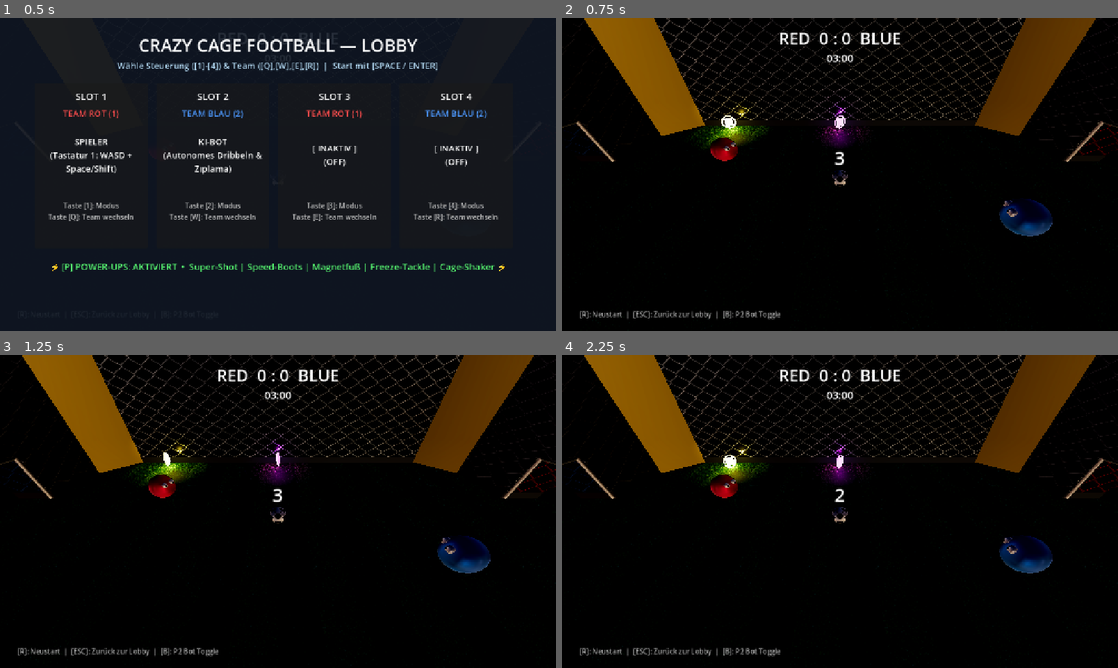
Above: before the commit, frames 1-4 (two rows, left to right).
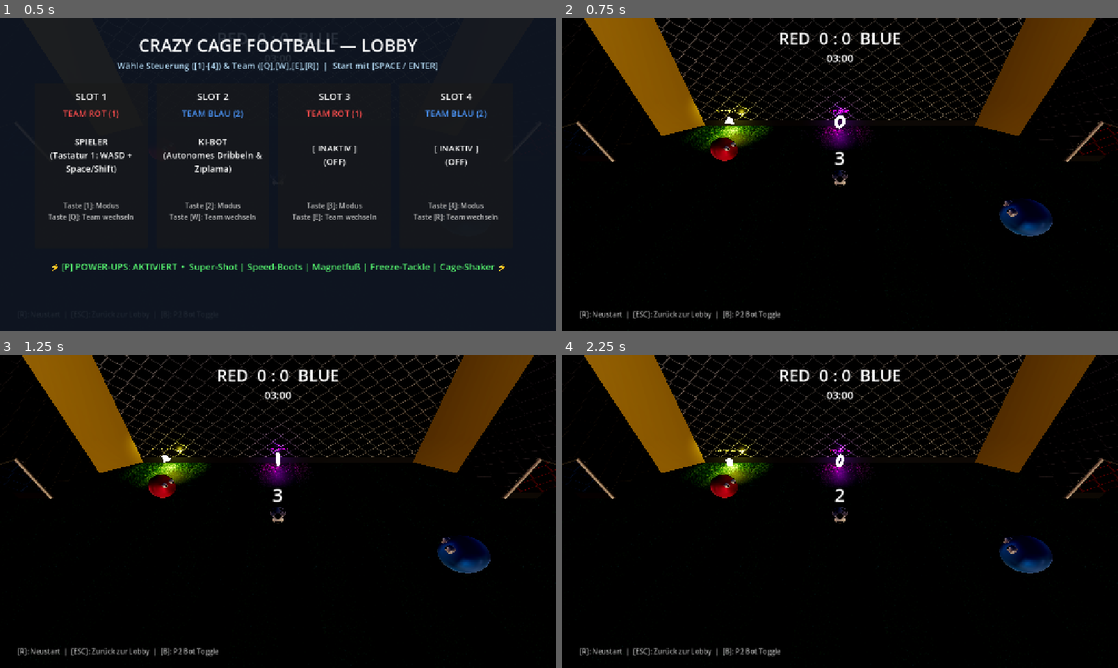
Above: after the commit, the same moments.

Repository: RobinNunkesser/gd-godot-crazy-cage-football
Game: Godot game, scene res://scenes/main.tscn
The game is run twice, just before and just after one commit, with the same random seed, the same clock (stepped at 60 frames per second) and the same inputs.
Inputs:
- Up to frame 1 (0.5 s): no input
- Up to frame 2 (0.75 s): tap Enter (p2_jump) at 0.5 s; hold D (p1_right) from 0.53 s (still down); tap Shift (p1_boost) at 0.6 s
- Up to frame 3 (1.25 s): keep holding D (p1_right); tap Space (p1_jump) at 0.77 s
- Up to frame 4 (2.25 s): release D (p1_right) at 1.28 s; hold S (p1_down) 1.28-2.03 s; tap Down (p2_down) at 1.35 s; tap Space (p1_jump) at 1.52 s; hold D (p1_right) from 2.03 s (still down); hold Left (p2_left) from 2.03 s (still down)

Frame 1 is identical in both runs. In frame 2, 0.7% of the frame differs, in the area x 23-54%, y 26-41%; in frame 3, 0.6%; in frame 4, 0.7%.

Commit message:
fix(powerups): add 3D billboard labels, unique shapes, anti-tunneling CCD, and explosive cage-shaker

Diff:
--- a/scenes/main.gd
+++ b/scenes/main.gd
@@ -42,6 +42,9 @@
 var ui_timer_label: Label
 var ui_banner_label: Label
 var ui_hud_container: Control
+var ui_powerup_banner: Panel
+var ui_powerup_title: Label
+var ui_powerup_desc: Label
 
 const SLOT_CONTROL_OPTIONS = [
 	CagePlayer.ControlType.HUMAN_KB1,
@@ -214,8 +217,21 @@
 
 	var col = CollisionShape3D.new()
 	var shape = BoxShape3D.new()
-	shape.size = size
+	# Kollisionsbox nach außen hin auf 2.2m verstärken gegen Tunneling bei Super-Shots
+	var col_size = size
+	var col_offset = Vector3.ZERO
+	if size.z < 1.0:
+		col_size.z = 2.2
+		col_offset.z = signf(pos.z) * (col_size.z - size.z) * 0.5
+	if size.x < 1.0:
+		col_size.x = 2.2
+		col_offset.x = signf(pos.x) * (col_size.x - size.x) * 0.5
+	if size.y < 1.0:
+		col_size.y = 2.2
+		col_offset.y = (col_size.y - size.y) * 0.5 # Decke nach oben verstärken
+	shape.size = col_size
 	col.shape = shape
+	col.position = col_offset
 	body.add_child(col)
 
 	var is_ground_wall = (pos.y - size.y * 0.5 < 0.05) and (size.y > 1.0)
@@ -488,6 +504,42 @@
 	ui_banner_label.size = Vector2(600, 90)
 	ui_banner_label.add_theme_font_size_override("font_size", 44)
 	ui_hud_container.add_child(ui_banner_label)
+
+	# Power-Up Notification Banner (Stylishes Popup unterhalb des Timers)
+	ui_powerup_banner = Panel.new()
+	ui_powerup_banner.position = Vector2(340, 115)
+	ui_powerup_banner.size = Vector2(600, 68)
+	ui_powerup_banner.visible = false
+
+	var pub_style = StyleBoxFlat.new()
+	pub_style.bg_color = Color(0.06, 0.10, 0.16, 0.94)
+	pub_style.border_width_left = 3
+	pub_style.border_width_top = 3
+	pub_style.border_width_right = 3
+	pub_style.border_width_bottom = 3
+	pub_style.border_color = Color(1.0, 0.85, 0.2)
+	pub_style.corner_radius_top_left = 8
+	pub_style.corner_radius_top_right = 8
+	pub_style.corner_radius_bottom_left = 8
+	pub_style.corner_radius_bottom_right = 8
+	ui_powerup_banner.add_theme_stylebox_override("panel", pub_style)
+
+	ui_powerup_title = Label.new()
+	ui_powerup_title.position = Vector2(10, 6)
+	ui_powerup_title.size = Vector2(580, 30)
+	ui_powerup_title.horizontal_alignment = HORIZONTAL_ALIGNMENT_CENTER
+	ui_powerup_title.add_theme_font_size_override("font_size", 20)
+	ui_powerup_banner.add_child(ui_powerup_title)
+
+	ui_powerup_desc = Label.new()
+	ui_powerup_desc.position = Vector2(10, 36)
+	ui_powerup_desc.size = Vector2(580, 24)
+	ui_powerup_desc.horizontal_alignment = HORIZONTAL_ALIGNMENT_CENTER
+	ui_powerup_desc.add_theme_font_size_override("font_size", 14)
+	ui_powerup_desc.add_theme_color_override("font_color", Color(0.85, 0.90, 0.98))
+	ui_powerup_banner.add_child(ui_powerup_desc)
+
+	ui_hud_container.add_child(ui_powerup_banner)
 
 	var ui_hint = Label.new()
 	ui_hint.text = "[R]: Neustart  |  [ESC]: Zurück zur Lobby  |  [B]: P2 Bot Toggle"
@@ -727,8 +779,35 @@
 		if not is_instance_valid(active_power_ups[i]) or active_power_ups[i].is_queued_for_deletion():
 			active_power_ups.remove_at(i)
 	player.apply_power_up(type)
-	if ui_banner_label:
-		ui_banner_label.text = "⚡ SPIELER %d: %s ⚡" % [player.player_id, CagePowerUp.get_type_name(type)]
+	show_powerup_banner(player, type)
+
+func show_powerup_banner(player: CagePlayer, type: CageConfig.PowerUpType) -> void:
+	if not ui_powerup_banner or not is_inside_tree():
+		return
+	var col = CagePowerUp.get_type_color(type)
+	if ui_powerup_title:
+		ui_powerup_title.text = "⚡ SPIELER %d: %s ⚡" % [player.player_id, CagePowerUp.get_short_title(type)]
+		ui_powerup_title.add_theme_color_override("font_color", col)
+	if ui_powerup_desc:
+		ui_powerup_desc.text = CagePowerUp.get_explanation(type)
+
+	var sb = ui_powerup_banner.get_theme_stylebox("panel") as StyleBoxFlat
+	if sb:
+		sb.border_color = col
+
+	ui_powerup_banner.visible = true
+	ui_powerup_banner.modulate.a = 1.0
+	ui_powerup_banner.pivot_offset = ui_powerup_banner.size * 0.5
+	ui_powerup_banner.scale = Vector2(1.15, 1.15)
+
+	var tween = create_tween()
+	tween.tween_property(ui_powerup_banner, "scale", Vector2.ONE, 0.18).set_trans(Tween.TRANS_BACK).set_ease(Tween.EASE_OUT)
+	tween.tween_interval(2.2)
+	tween.tween_property(ui_powerup_banner, "modulate:a", 0.0, 0.35)
+	tween.chain().tween_callback(func():
+		if is_instance_valid(ui_powerup_banner):
+			ui_powerup_banner.visible = false
+	)
 
 func start_match_from_lobby() -> void:
 	var team1_count = 0
--- a/scripts/ball.gd
+++ b/scripts/ball.gd
@@ -11,19 +11,22 @@
 var is_super_shot: bool = false
 var _super_shot_timer: float = 0.0
 
-func trigger_super_shot(dir: Vector3, force_multiplier: float = CageConfig.POWERUP_SUPER_SHOT_MULT) -> void:
+func trigger_super_shot(dir: Vector3, _force_multiplier: float = CageConfig.POWERUP_SUPER_SHOT_MULT) -> void:
 	is_super_shot = true
 	_super_shot_timer = 2.5
 	var shoot_dir = dir.normalized()
-	apply_central_impulse(shoot_dir * (linear_velocity.length() * force_multiplier + 14.0))
+	shoot_dir.y = clampf(shoot_dir.y, 0.12, 0.45)
+	shoot_dir = shoot_dir.normalized()
+	linear_velocity = shoot_dir * 24.0 # Starker aber physikalisch sicherer Impuls gegen Tunneling
 	var pos = global_position if is_inside_tree() else position
 	if CageJuiceManager.instance:
-		CageJuiceManager.instance.spawn_sparks(pos, 22.0)
-		CageJuiceManager.instance.trigger_shake(0.45)
+		CageJuiceManager.instance.spawn_sparks(pos, 25.0)
+		CageJuiceManager.instance.trigger_shake(0.55)
 	if CageSoundManager.instance:
-		CageSoundManager.instance.play_kick(25.0)
+		CageSoundManager.instance.play_kick(28.0)
 
 func _ready() -> void:
+	continuous_cd = true # Verhindert Physics-Tunneling durch Banden bei hohen Geschwindigkeiten
 	mass = CageConfig.BALL_MASS
 	linear_damp = CageConfig.BALL_LINEAR_DAMP
 	angular_damp = CageConfig.BALL_ANGULAR_DAMP
@@ -102,8 +105,15 @@
 		if _super_shot_timer <= 0.0:
 			is_super_shot = false
 
+	# Maximale Ballgeschwindigkeit dämpfen um Durchtunneln zu verhindern
+	if linear_velocity.length() > 25.0:
+		linear_velocity = linear_velocity.normalized() * 25.0
+
 	var cur_pos = global_position if is_inside_tree() else position
-	if cur_pos.y < -0.8 or absf(cur_pos.x) > (CageConfig.CAGE_WIDTH_X * 0.5 + CageConfig.GOAL_DEPTH + 1.5) or absf(cur_pos.z) > (CageConfig.CAGE_DEPTH_Z * 0.5 + 1.5):
+	# Großzügige Bounds, damit Schüsse ins Tornetz niemals fälschlicherweise zum Anstoßpunkt resetten
+	var max_x = CageConfig.CAGE_WIDTH_X * 0.5 + CageConfig.GOAL_DEPTH + 4.0
+	var max_z = CageConfig.CAGE_DEPTH_Z * 0.5 + 4.0
+	if cur_pos.y < -1.5 or absf(cur_pos.x) > max_x or absf(cur_pos.z) > max_z:
 		reset_to_center()
 
 func _setup_visuals() -> void:
--- a/scripts/player.gd
+++ b/scripts/player.gd
@@ -4,6 +4,7 @@
 const CageConfig = preload("res://scripts/config.gd")
 const CageSoundManager = preload("res://scripts/cage_sound_manager.gd")
 const CageJuiceManager = preload("res://scripts/cage_juice_manager.gd")
+const CagePowerUp = preload("res://scripts/power_up.gd")
 
 enum ControlType {
 	OFF,
@@ -39,6 +40,7 @@
 var has_super_shot: bool = false
 var is_frozen: bool = false
 var freeze_timer: float = 0.0
+var stumble_timer: float = 0.0
 
 var _eyes_pivot: Node3D
 var _mesh_instance: MeshInstance3D
@@ -177,6 +179,13 @@
 		_update_eyes()
 		return
 
+	# Stumble-Zustand nach Cage-Shaker: Torkeln & Schleudern
+	if stumble_timer > 0.0:
+		stumble_timer -= delta
+		_clamp_speed()
+		_update_eyes()
+		return
+
 	if boost_cooldown > 0.0:
 		boost_cooldown -= delta
 
@@ -411,6 +420,7 @@
 		CageConfig.PowerUpType.CAGE_SHAKER:
 			trigger_cage_shaker()
 	_update_aura()
+	spawn_floating_pickup_text(CagePowerUp.get_short_title(type), CagePowerUp.get_type_color(type))
 
 func trigger_cage_shaker() -> void:
 	active_power_up = CageConfig.PowerUpType.NONE
@@ -426,24 +436,82 @@
 			if child is CagePlayer:
 				all_players.append(child)
 
+	# 1. Gegnerische Spieler mit brachialer Wucht an die Banden katapultieren & stumblen
 	for opp in all_players:
 		if opp is CagePlayer and opp != self and opp.team_id != team_id:
 			var opp_pos = opp.global_position if opp.is_inside_tree() else opp.position
 			var push_dir = (opp_pos - my_pos).normalized()
 			if push_dir.length_squared() < 0.01:
-				push_dir = Vector3(1.0, 0.35, 0.0)
+				push_dir = Vector3(1.0, 0.45, 0.0)
 			else:
-				push_dir.y = 0.35
+				push_dir.y = 0.45
 				push_dir = push_dir.normalized()
-			opp.apply_central_impulse(push_dir * 28.0)
+			opp.stumble_timer = 1.2
+			opp.apply_central_impulse(push_dir * 38.0 + Vector3.UP * 10.0)
+			opp.apply_torque_impulse(Vector3(randf_range(-15, 15), randf_range(10, 20), randf_range(-15, 15)))
 			if CageJuiceManager.instance:
-				CageJuiceManager.instance.spawn_sparks(opp_pos, 16.0)
-
+				CageJuiceManager.instance.spawn_sparks(opp_pos, 22.0)
+				CageJuiceManager.instance.spawn_turf_puff(opp_pos, 8.0)
+
+	# 2. Den Ball mit Stoßwelle nach vorne peitschen
+	if is_instance_valid(target_ball):
+		var goal_x = CageConfig.CAGE_WIDTH_X * 0.5 if team_id == 1 else -CageConfig.CAGE_WIDTH_X * 0.5
+		var ball_pos = target_ball.global_position if (is_inside_tree() and target_ball.is_inside_tree()) else target_ball.position
+		var to_goal = Vector3(goal_x - ball_pos.x, 0.45, -ball_pos.z * 0.4).normalized()
+		target_ball.apply_central_impulse(to_goal * 18.0)
+
+	# 3. Visuelle Schockwelle als expandierender Ring
+	_spawn_shockwave_ring(my_pos)
+
+	# 4. Intensiver Audio- & Camera-Juice
 	if CageJuiceManager.instance:
-		CageJuiceManager.instance.trigger_shake(0.6)
-		CageJuiceManager.instance.spawn_sparks(my_pos, 25.0)
+		CageJuiceManager.instance.trigger_shake(0.85)
+		CageJuiceManager.instance.spawn_sparks(my_pos, 35.0)
 	if CageSoundManager.instance:
-		CageSoundManager.instance.play_wall(25.0)
+		CageSoundManager.instance.play_wall(35.0)
+
+func _spawn_shockwave_ring(center: Vector3) -> void:
+	if not is_inside_tree():
+		return
+	var ring = MeshInstance3D.new()
+	var torus = TorusMesh.new()
+	torus.inner_radius = 0.4
+	torus.outer_radius = 0.8
+	ring.mesh = torus
+	var mat = StandardMaterial3D.new()
+	mat.albedo_color = Color(0.2, 1.0, 0.35, 0.9)
+	mat.emission_enabled = true
+	mat.emission = Color(0.2, 1.0, 0.35)
+	mat.emission_energy_multiplier = 4.0
+	mat.transparency = BaseMaterial3D.TRANSPARENCY_ALPHA
+	ring.material_override = mat
+	ring.position = Vector3(center.x, 0.15, center.z)
+	get_parent().add_child(ring)
+
+	var tween = create_tween()
+	tween.set_parallel(true)
+	tween.tween_property(ring, "scale", Vector3(16.0, 1.0, 16.0), 0.55).set_trans(Tween.TRANS_QUAD).set_ease(Tween.EASE_OUT)
+	tween.tween_property(mat, "albedo_color:a", 0.0, 0.55)
+	tween.chain().tween_callback(ring.queue_free)
+
+func spawn_floating_pickup_text(msg: String, col: Color) -> void:
+	if not is_inside_tree():
+		return
+	var lbl = Label3D.new()
+	lbl.billboard = BaseMaterial3D.BILLBOARD_ENABLED
+	lbl.text = msg
+	lbl.font_size = 32
+	lbl.outline_size = 8
+	lbl.outline_modulate = Color(0.04, 0.04, 0.08, 0.95)
+	lbl.modulate = col
+	lbl.position = Vector3(0, 1.15, 0)
+	add_child(lbl)
+
+	var tween = create_tween()
+	tween.set_parallel(true)
+	tween.tween_property(lbl, "position:y", 2.3, 1.3).set_trans(Tween.TRANS_CUBIC).set_ease(Tween.EASE_OUT)
+	tween.tween_property(lbl, "modulate:a", 0.0, 1.3).set_delay(0.3)
+	tween.chain().tween_callback(lbl.queue_free)
 
 func freeze_player(duration: float = CageConfig.POWERUP_FREEZE_DURATION) -> void:
 	is_frozen = true
@@ -541,6 +609,7 @@
 	active_power_up = CageConfig.PowerUpType.NONE
 	speed_boost_timer = 0.0
 	magnet_timer = 0.0
+	stumble_timer = 0.0
 	freeze_tackle_ready = false
 	has_super_shot = false
 	unfreeze_player()
--- a/scripts/power_up.gd
+++ b/scripts/power_up.gd
@@ -14,6 +14,7 @@
 var _base_y: float = 0.55
 var _time_alive: float = 0.0
 var _collected: bool = false
+var _label3d: Label3D
 
 func _ready() -> void:
 	collision_layer = 1
@@ -21,38 +22,66 @@
 	body_entered.connect(_on_body_entered)
 	_setup_visuals()
 
+static func get_short_title(t: CageConfig.PowerUpType) -> String:
+	match t:
+		CageConfig.PowerUpType.SUPER_SHOT:
+			return "🔥 SUPER-SHOT"
+		CageConfig.PowerUpType.SPEED_BOOTS:
+			return "⚡ SPEED-BOOTS (6s)"
+		CageConfig.PowerUpType.MAGNET_FOOT:
+			return "🧲 MAGNETFUSS (6s)"
+		CageConfig.PowerUpType.FREEZE_TACKLE:
+			return "❄️ FREEZE-TACKLE"
+		CageConfig.PowerUpType.CAGE_SHAKER:
+			return "💥 CAGE-SHAKER"
+	return "POWER-UP"
+
 static func get_type_name(t: CageConfig.PowerUpType) -> String:
 	match t:
 		CageConfig.PowerUpType.SUPER_SHOT:
 			return "🔥 SUPER-SHOT (Feuerball)"
 		CageConfig.PowerUpType.SPEED_BOOTS:
-			return "⚡ SPEED-BOOTS (Sprint)"
-		CageConfig.PowerUpType.MAGNET_FOOT:
-			return "🧲 MAGNETFUSS (Dribbling)"
-		CageConfig.PowerUpType.FREEZE_TACKLE:
-			return "❄️ FREEZE-TACKLE (Frost)"
+			return "⚡ SPEED-BOOTS (Sprint-Boost)"
+		CageConfig.PowerUpType.MAGNET_FOOT:
+			return "🧲 MAGNETFUSS (Klebeball)"
+		CageConfig.PowerUpType.FREEZE_TACKLE:
+			return "❄️ FREEZE-TACKLE (Eisblock)"
 		CageConfig.PowerUpType.CAGE_SHAKER:
 			return "💥 CAGE-SHAKER (Stoßwelle)"
 	return "POWER-UP"
 
+static func get_explanation(t: CageConfig.PowerUpType) -> String:
+	match t:
+		CageConfig.PowerUpType.SUPER_SHOT:
+			return "Nächster Schuss mit 2.2x Speed, Flammen & Durchschlagskraft!"
+		CageConfig.PowerUpType.SPEED_BOOTS:
+			return "6 Sekunden Dauersprint (+60% Speed) & Wendigkeit!"
+		CageConfig.PowerUpType.MAGNET_FOOT:
+			return "6 Sekunden Ball-Magnet für enges Dribbling & Ballkontrolle!"
+		CageConfig.PowerUpType.FREEZE_TACKLE:
+			return "Nächster Bodycheck friert den Gegenspieler für 2s ein!"
+		CageConfig.PowerUpType.CAGE_SHAKER:
+			return "Stoßwelle erschüttert den Käfig und schleudert Rivalen weg!"
+	return ""
+
 static func get_type_color(t: CageConfig.PowerUpType) -> Color:
 	match t:
 		CageConfig.PowerUpType.SUPER_SHOT:
-			return Color(1.0, 0.32, 0.05) # Feuriges Rot-Orange
-		CageConfig.PowerUpType.SPEED_BOOTS:
-			return Color(1.0, 0.88, 0.12) # Goldgelb
-		CageConfig.PowerUpType.MAGNET_FOOT:
-			return Color(0.85, 0.18, 0.95) # Neon-Magenta
-		CageConfig.PowerUpType.FREEZE_TACKLE:
-			return Color(0.20, 0.85, 1.0) # Eis-Cyan
-		CageConfig.PowerUpType.CAGE_SHAKER:
-			return Color(0.25, 1.0, 0.35) # Smaragd / Lime
+			return Color(1.0, 0.15, 0.02) # Feuriges Signal-Rot
+		CageConfig.PowerUpType.SPEED_BOOTS:
+			return Color(1.0, 0.95, 0.05) # Leuchtendes Blitz-Gelb
+		CageConfig.PowerUpType.MAGNET_FOOT:
+			return Color(0.85, 0.05, 1.0) # Reines Neon-Violett
+		CageConfig.PowerUpType.FREEZE_TACKLE:
+			return Color(0.15, 0.90, 1.0) # Kristall-Eisblau
+		CageConfig.PowerUpType.CAGE_SHAKER:
+			return Color(0.15, 1.0, 0.25) # Signal-Giftgrün
 	return Color.WHITE
 
 func _setup_visuals() -> void:
 	_base_y = position.y if position.y > 0.1 else 0.55
 
-	# Kollisionskugel
+	# 1. Kollisionskugel
 	var col = CollisionShape3D.new()
 	var sphere_shape = SphereShape3D.new()
 	sphere_shape.radius = CageConfig.POWERUP_RADIUS
@@ -64,50 +93,106 @@
 	add_child(_mesh_node)
 
 	var col_accent = get_type_color(type)
-
-	# Zentrales rotierendes Token-Mesh
-	var token_mesh: MeshInstance3D = MeshInstance3D.new()
-	var box = BoxMesh.new()
-	box.size = Vector3(0.5, 0.5, 0.18)
-	token_mesh.mesh = box
-
 	var mat = StandardMaterial3D.new()
 	mat.albedo_color = col_accent
 	mat.emission_enabled = true
 	mat.emission = col_accent
-	mat.emission_energy_multiplier = 2.2
+	mat.emission_energy_multiplier = 3.2
 	mat.metallic = 0.5
-	mat.roughness = 0.2
-	token_mesh.material_override = mat
-	_mesh_node.add_child(token_mesh)
-
-	# Schwebender Leucht-Ring darum
-	var ring_mesh = MeshInstance3D.new()
-	var torus = TorusMesh.new()
-	torus.inner_radius = 0.35
-	torus.outer_radius = 0.44
-	ring_mesh.mesh = torus
-	var ring_mat = StandardMaterial3D.new()
-	ring_mat.albedo_color = Color.WHITE
-	ring_mat.emission_enabled = true
-	ring_mat.emission = col_accent
-	ring_mat.emission_energy_multiplier = 1.6
-	ring_mesh.material_override = ring_mat
-	ring_mesh.rotation_degrees = Vector3(90, 0, 0)
-	_mesh_node.add_child(ring_mesh)
-
-	# Sanfte OmniLight3D-Lichtquelle
+	mat.roughness = 0.15
+
+	# 2. Individuelle geometrische Silhouette je nach Typ
+	match type:
+		CageConfig.PowerUpType.SUPER_SHOT:
+			# Glühende Flammen-Kugel mit Spike-Kranz
+			var ball_inst = MeshInstance3D.new()
+			var s = SphereMesh.new()
+			s.radius = 0.28
+			s.height = 0.56
+			ball_inst.mesh = s
+			ball_inst.material_override = mat
+			_mesh_node.add_child(ball_inst)
+
+			var ring = MeshInstance3D.new()
+			var torus = TorusMesh.new()
+			torus.inner_radius = 0.32
+			torus.outer_radius = 0.42
+			ring.mesh = torus
+			ring.material_override = mat
+			ring.rotation_degrees = Vector3(45, 0, 45)
+			_mesh_node.add_child(ring)
+
+		CageConfig.PowerUpType.SPEED_BOOTS:
+			# Keil / Blitzförmiges Doppel-Prisma
+			var prism_inst = MeshInstance3D.new()
+			var prism = PrismMesh.new()
+			prism.size = Vector3(0.48, 0.48, 0.32)
+			prism_inst.mesh = prism
+			prism_inst.material_override = mat
+			prism_inst.rotation_degrees = Vector3(0, 45, 90)
+			_mesh_node.add_child(prism_inst)
+
+		CageConfig.PowerUpType.MAGNET_FOOT:
+			# Großer vertikaler Magnet-Torus
+			var magnet_inst = MeshInstance3D.new()
+			var torus = TorusMesh.new()
+			torus.inner_radius = 0.22
+			torus.outer_radius = 0.44
+			magnet_inst.mesh = torus
+			magnet_inst.material_override = mat
+			magnet_inst.rotation_degrees = Vector3(90, 0, 0)
+			_mesh_node.add_child(magnet_inst)
+
+		CageConfig.PowerUpType.FREEZE_TACKLE:
+			# Kristall-Zylinder mit scharfen Kanten
+			var crystal_inst = MeshInstance3D.new()
+			var cyl = CylinderMesh.new()
+			cyl.radial_segments = 6
+			cyl.top_radius = 0.12
+			cyl.bottom_radius = 0.32
+			cyl.height = 0.55
+			crystal_inst.mesh = cyl
+			crystal_inst.material_override = mat
+			_mesh_node.add_child(crystal_inst)
+
+		CageConfig.PowerUpType.CAGE_SHAKER:
+			# Wuchtiger Hexagon-Zylinder (Stoß-Generator)
+			var shaker_inst = MeshInstance3D.new()
+			var cyl = CylinderMesh.new()
+			cyl.radial_segments = 6
+			cyl.top_radius = 0.35
+			cyl.bottom_radius = 0.35
+			cyl.height = 0.45
+			shaker_inst.mesh = cyl
+			shaker_inst.material_override = mat
+			_mesh_node.add_child(shaker_inst)
+
+	# 3. Kristallklares 3D-Billboard Textlabel direkt über dem Token
+	_label3d = Label3D.new()
+	_label3d.name = "BillboardLabel"
+	_label3d.billboard = BaseMaterial3D.BILLBOARD_ENABLED
+	_label3d.text = get_short_title(type)
+	_label3d.font_size = 28
+	_label3d.outline_size = 8
+	_label3d.outline_modulate = Color(0.04, 0.04, 0.06, 0.95)
+	_label3d.modulate = col_accent
+	_label3d.position = Vector3(0, 0.72, 0)
+	add_child(_label3d)
+
+	# 4. Leuchtfeuer / OmniLight
 	var light = OmniLight3D.new()
 	light.light_color = col_accent
-	light.light_energy = 1.2
-	light.omni_range = 3.0
+	light.light_energy = 1.5
+	light.omni_range = 3.2
 	_mesh_node.add_child(light)
 
 func _process(delta: float) -> void:
 	_time_alive += delta
 	if _mesh_node:
 		_mesh_node.rotate_y(_rot_speed * delta)
-		_mesh_node.position.y = sin(_time_alive * 3.2) * 0.12
+		_mesh_node.position.y = sin(_time_alive * 3.4) * 0.12
+	if _label3d:
+		_label3d.position.y = 0.72 + sin(_time_alive * 3.4) * 0.12
 
 func _on_body_entered(body: Node) -> void:
 	if _collected:
@@ -118,7 +203,7 @@
 
 		var pos = global_position if is_inside_tree() else position
 		if CageJuiceManager.instance:
-			CageJuiceManager.instance.spawn_sparks(pos, 8.0)
+			CageJuiceManager.instance.spawn_sparks(pos, 10.0)
 			CageJuiceManager.instance.trigger_shake(0.2)
 		if CageSoundManager.instance:
 			CageSoundManager.instance.play_boost()
@@ -127,8 +212,10 @@
 		if is_inside_tree():
 			var tween = create_tween()
 			tween.set_parallel(true)
-			tween.tween_property(_mesh_node, "scale", Vector3(1.5, 1.5, 1.5), 0.15)
-			tween.tween_property(_mesh_node, "position:y", _mesh_node.position.y + 0.5, 0.15)
+			tween.tween_property(_mesh_node, "scale", Vector3(1.6, 1.6, 1.6), 0.16)
+			tween.tween_property(_mesh_node, "position:y", _mesh_node.position.y + 0.4, 0.16)
+			if _label3d:
+				tween.tween_property(_label3d, "modulate:a", 0.0, 0.16)
 			tween.chain().tween_callback(queue_free)
 		else:
 			queue_free()
